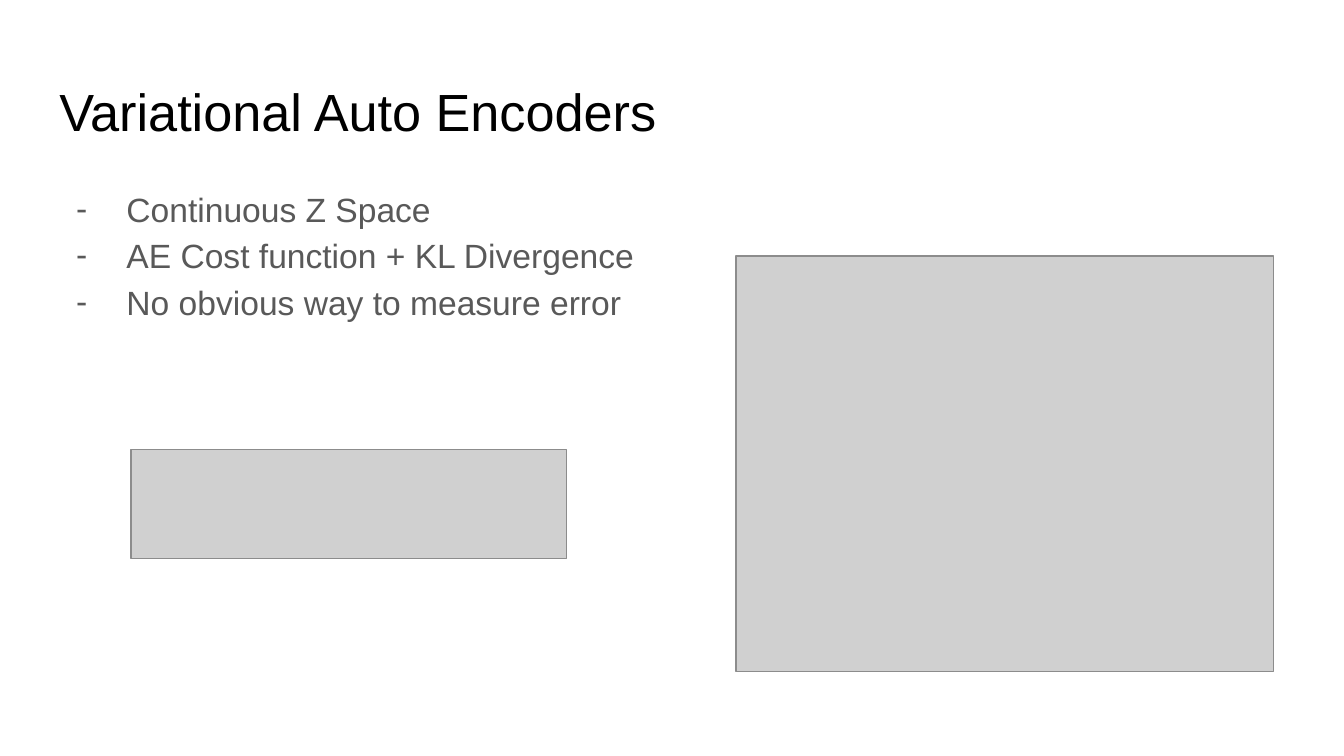
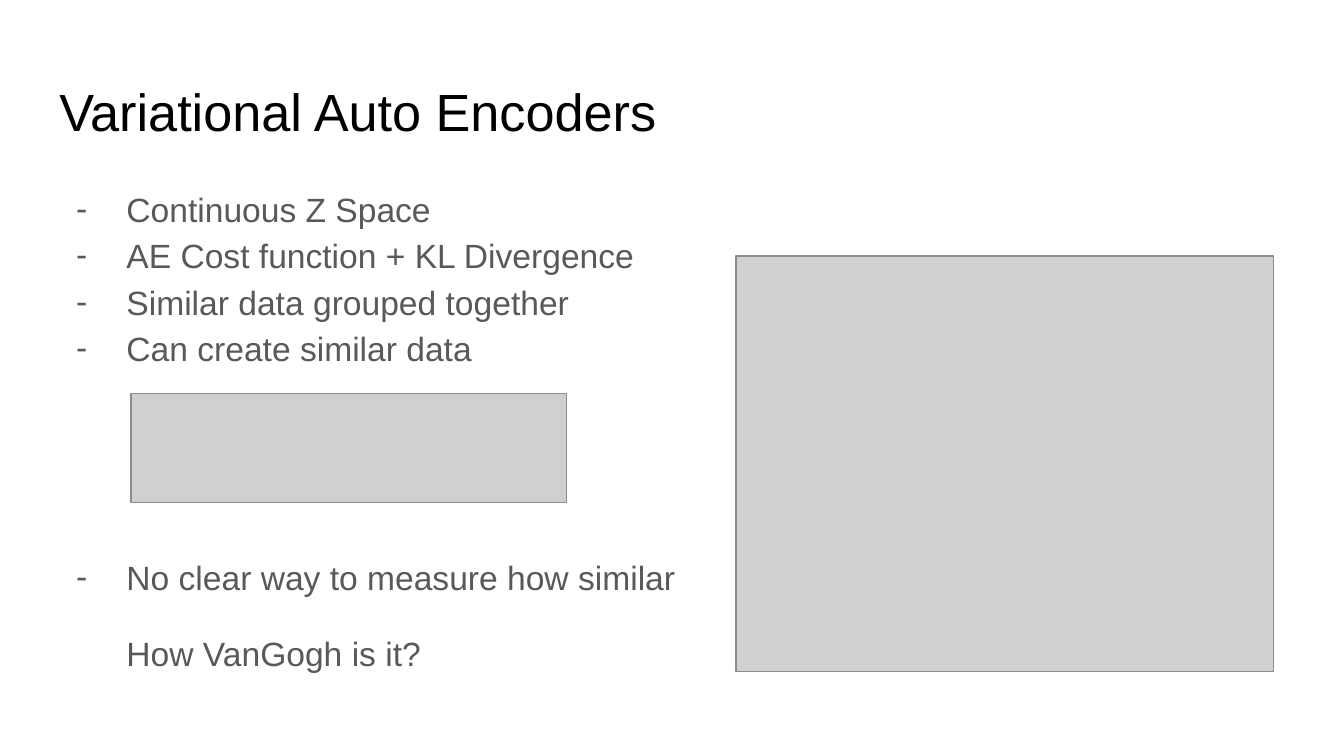
Before and after one commit to timestocome/DeepLearning-Talks, a slide deck: slide 4 of GAN Talk/GANs.pptx (slide 3 before the commit). Drawn at 1344x756 pixels with LibreOffice and Linux fonts; fonts in the diff are those of the drawing; grey boxes stand for pictures. Boxes give left, top, right and bottom in pixels: in the first picture for what was removed or moved away, otherwise in the second. Text is boxed around its words. In the diff, an @@ line names an element or a change of style, - is before the commit and + after.

```diff
--- a/GAN Talk/GANs.pptx
+++ b/GAN Talk/GANs.pptx
@@ text at (x1=126, y1=290, x2=675, y2=672): text changed @@
-– No obvious way to measure error
+– Similar data grouped together
+– Can create similar data
+– No clear way to measure how similar
+How VanGogh is it?
@@ picture moved from (x1=130, y1=449, x2=566, y2=558) to (x1=130, y1=394, x2=566, y2=503) @@
```
Also in this commit, not shown: 1 other slide changed, 1 slide added, 1 other file.
